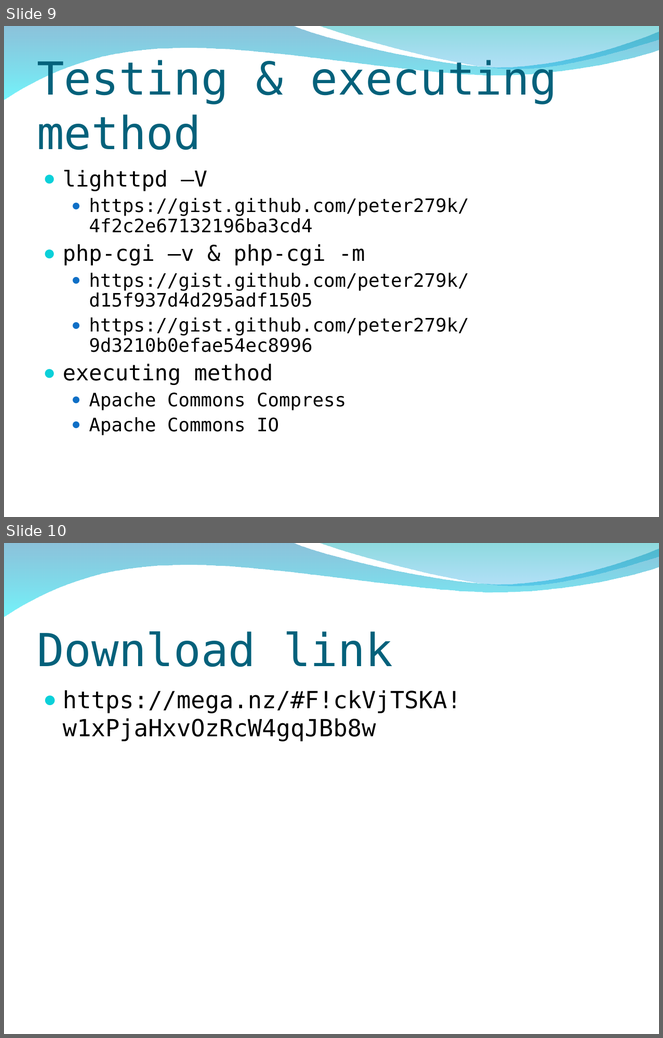
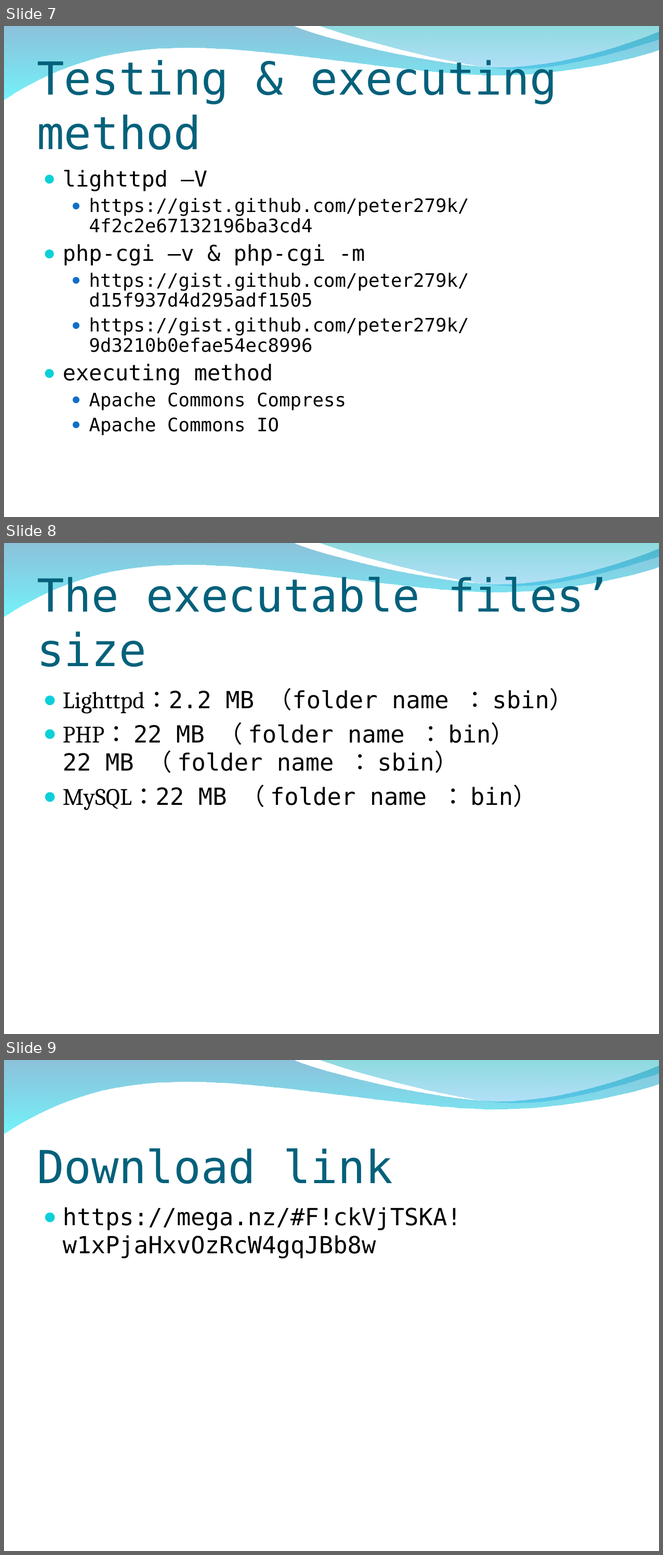
Before and after one commit to peter279k/regular_meeting, a slide deck: Android-ndk.ppt. Shown one above the other, each under a label of ours: slides 9 and 10 before the commit, slides 7, 8 and 9 after it. The pictures are 663x1038 and 663x1555 pixels, drawn with LibreOffice and Linux fonts; fonts in the diff are those of the drawing; background and template pictures are left out. Boxes give left, top, right and bottom in pixels: in the first picture for what was removed or moved away, otherwise in the second. Text is boxed around its words. In the diff, an @@ line names an element or a change of style, - is before the commit and + after.

Commit message:
add file size PRoot's intro.

```diff
--- a/Android-ndk.ppt
+++ b/Android-ndk.ppt
@@ slide 8 added at (x1=4, y1=543, x2=659, y2=1034), background picture (left out); not listed: 2 template elements that a slide beside it also shows @@
@@ title added at (x1=37, y1=575, x2=612, y2=667), 50 pt, text #04617B @@
+The executable files’ size
@@ text added at (x1=63, y1=688, x2=573, y2=810), 26 pt, text #000000 @@
+● Lighttpd：2.2 MB （folder name ： sbin）
+● PHP： 22 MB （ folder name ： bin）
+  22 MB （ folder name ： sbin）
+● MySQL：22 MB （ folder name ： bin）
@@ what was slide 9 is now slide 7 @@
@@ what was slide 10 is now slide 9 @@
```
Also in this commit, not shown: 1 slide changed, 2 slides removed, 1 other file.
